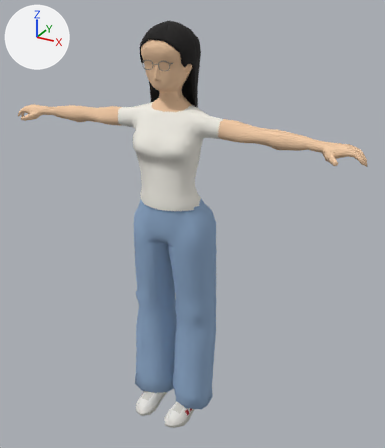
Renders of the glTF model web/public/assets/models/people/p09.glb from each side of a commit.
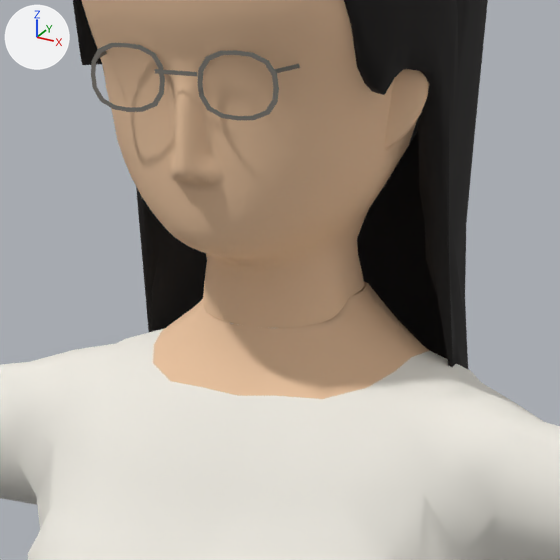
Old and new are each drawn whole from a 50 mm lens placed at (1.025, -1.748, 1.752), pointed at (0.066, -0.005, 0.88) and again close up on the part from 34% to 55% of the width and 12% to 30% of the height. The lights are fixed; the arrows at upper left show +X, +Y and +Z. The last two pictures show the newer version. Vertices at exactly the same position are counted once.

In view in the first close-up: 'p09-mesh'.
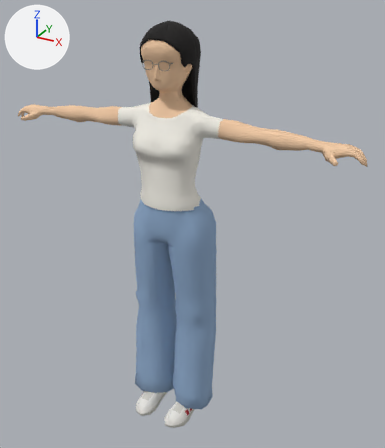
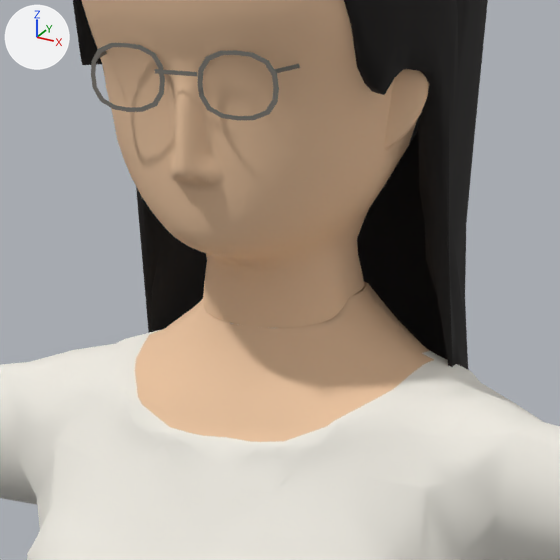
What changed in the scene script:
```text
Change me_p09_mesh:
    used by ob_p09_mesh; location = (0.0, 0.0, 0.0)
    remove me_p09_mesh.from_pydata(...)  # 4763 vertices, 9180 faces; spans x -0.73..0.73, y -0.24..0.1, z -0.01..1.65
    add me_p09_mesh.from_pydata(...)  # 5132 vertices, 9918 faces; spans x -0.73..0.73, y -0.24..0.1, z -0.01..1.65
    me_p09_mesh part 1: 7 vertices moved within x -0.11..0.11, y -0.15..-0.06, z 1.2..1.36; 9 vertices removed from x -0.11..0.11, y -0.17..0.02, z 1.18..1.27; 378 vertices added at x -0.16..0.16, y -0.16..0.03, z 1.18..1.37
    me_p09_mesh part 2: 2 faces spanning x -0.05..0.05, y -0.11..-0.09, z 1.34..1.35 switch from mat_white (white #f4f1e8) to mat_skin (beige #f0c9a4)
```

Pixel boxes (x1, y1, x2, y2) of what changed, in the close-ups (560 x 560 px):
part 1 of me_p09_mesh, cut back: before (33, 307, 449, 560); after (0, 307, 560, 560)
part 2 of me_p09_mesh, recoloured: (170, 381, 322, 424) in both
